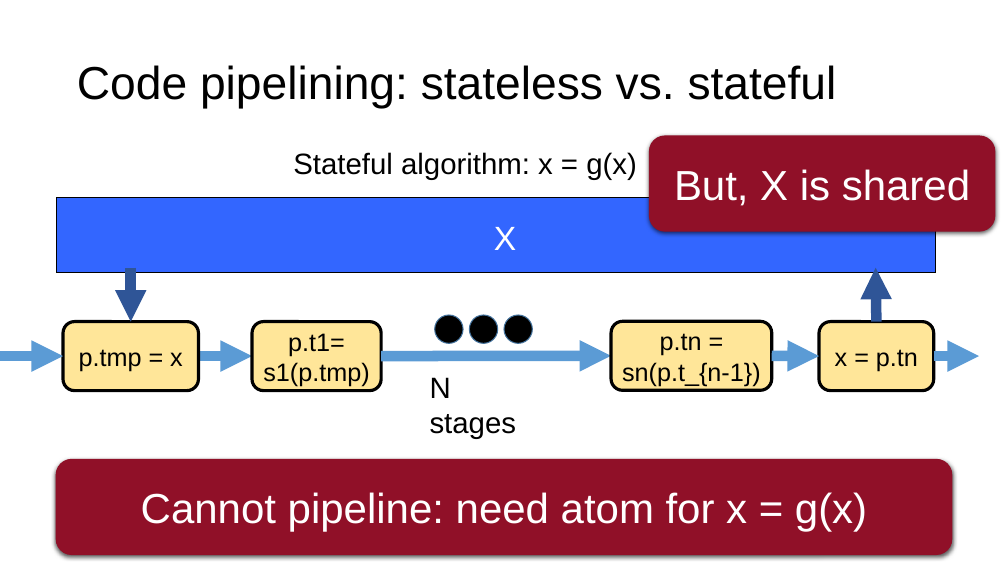
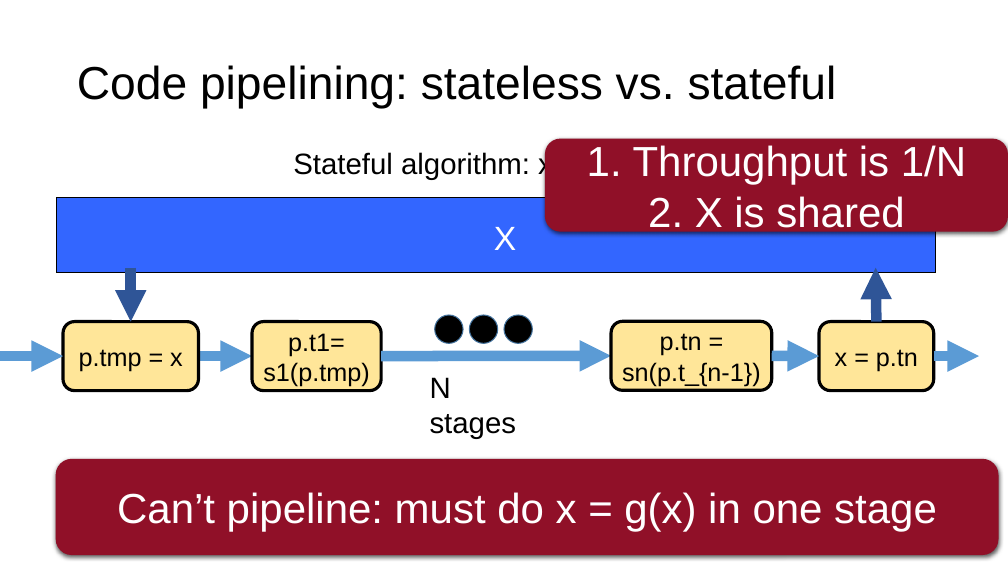
Before and after one commit to anirudhSK/pifo-domino-marple-ppts, a slide deck: slide 35 of combined_domino_pifo.pptx (slide 34 before the commit). Drawn at 1008x567 pixels with LibreOffice and Linux fonts; fonts in the diff are those of the drawing. Boxes give left, top, right and bottom in pixels: in the first picture for what was removed or moved away, otherwise in the second. Text is boxed around its words. In the diff, an @@ line names an element or a change of style, - is before the commit and + after.

```diff
--- a/combined_domino_pifo.pptx
+++ b/combined_domino_pifo.pptx
@@ rounded rectangle "1. Throughput is 1/N": place and size @@
-rounded rectangle "1. Throughput is 1/N" at [649, 135, 995, 231]
+rounded rectangle "1. Throughput is 1/N" at [545, 138, 1008, 231]
@@ text in rounded rectangle at [587, 145, 966, 235]: text changed @@
-But, X is shared
+1. Throughput is 1/N
+2. X is shared
@@ rounded rectangle "Can’t pipeline: must do x ...": place and size @@
-rounded rectangle "Can’t pipeline: must do x ..." at [56, 459, 953, 555]
+rounded rectangle "Can’t pipeline: must do x ..." at [56, 459, 999, 555]
@@ text in rounded rectangle at [117, 492, 937, 532]: text changed @@
-Cannot pipeline: need atom for x = g(x)
+Can’t pipeline: must do x = g(x) in one stage
```
Also in this commit, not shown: 12 other slides changed, 2 slides added, 1 other file.
